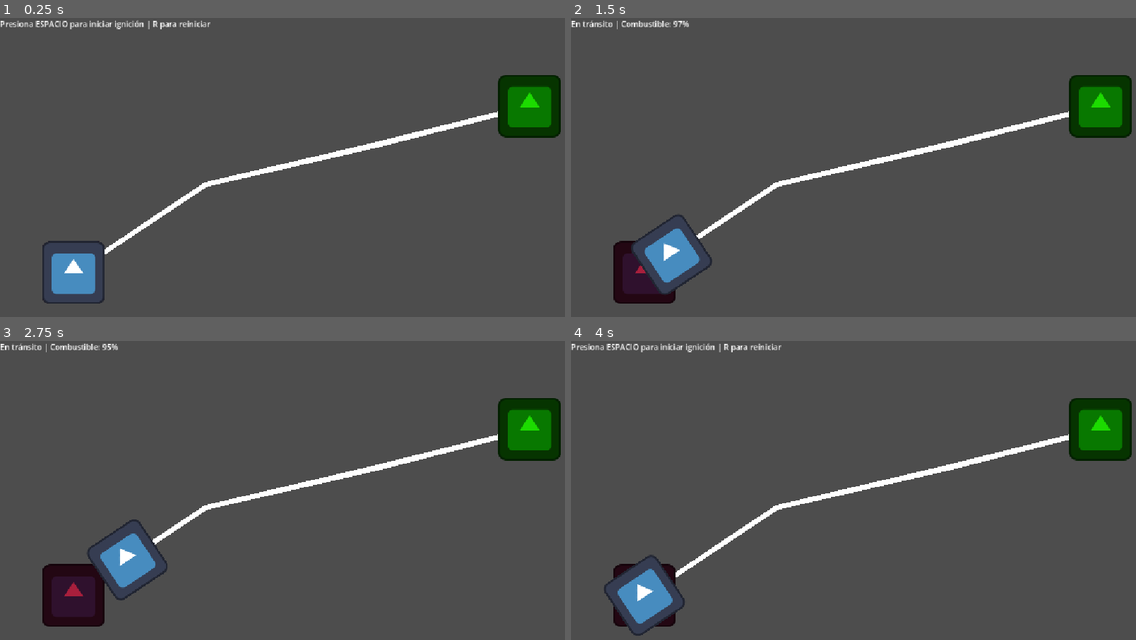
Above: before the commit, frames 1-4 (two rows, left to right).
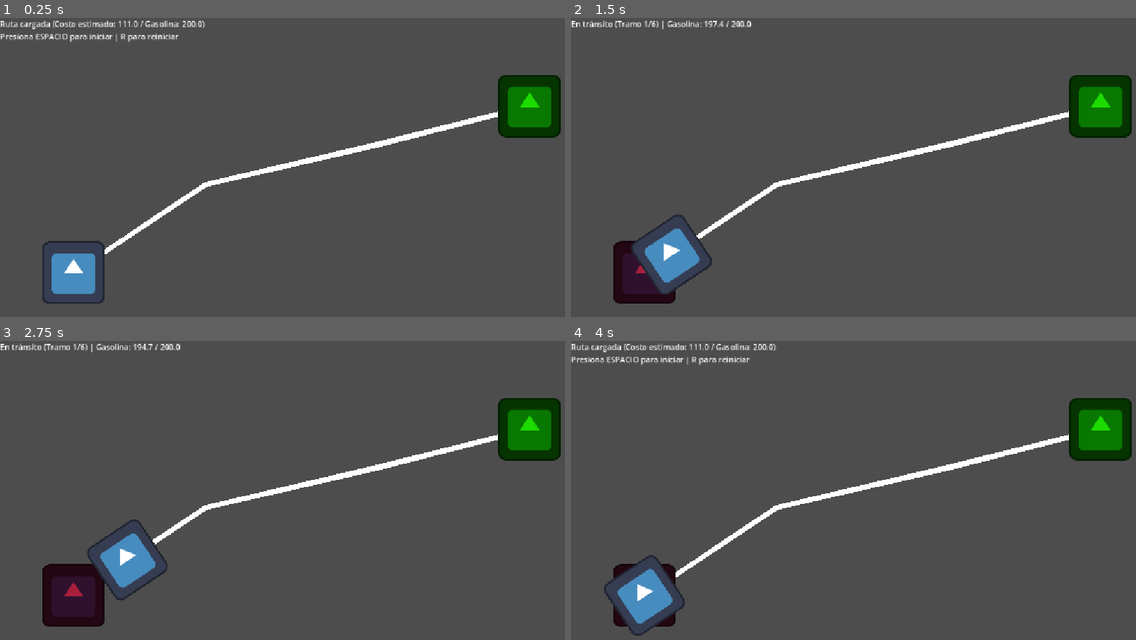
Above: after the commit, the same moments.

Repository: Buwwet/catspace-NASA26
Game: Godot game, scene res://src/modes/Expedition/Expedition.tscn
The game is run twice, just before and just after one commit, with the same random seed, the same clock (stepped at 60 frames per second) and the same inputs. This scene is started directly instead of the project's main scene. The engine's default icon, where the game draws it, is replaced by a stand-in: a white triangle on a blue panel in a dark square.
Inputs (mouse positions are in pixels of both pictures, inside the frame that each line leads up to):
- Up to frame 1 (0.25 s): no input
- Up to frame 2 (1.5 s): tap Space at 0.5, 0.77, 1.07 s; move the mouse to (977, 161) at 0.52 s; tap R at 0.6 s; click (977, 161) at 0.67 s; tap Z at 0.8, 1.35 s; move the mouse to (740, 191) at 1.27 s; click (740, 191) at 1.42 s
- Up to frame 3 (2.75 s): tap Space at 1.52, 1.82 s; tap Enter at 1.55, 2.1 s; move the mouse to (339, 430) at 2.02 s; click (339, 430) at 2.17 s; tap Keypad Enter at 2.3 s
- Up to frame 4 (4 s): tap Space at 2.75, 3.02, 3.05, 3.32, 3.6, 3.77 s; move the mouse to (825, 562) at 2.77 s; tap Keypad Enter at 2.85 s; click (825, 562) at 2.92 s; move the mouse to (1023, 547) at 3.52 s; click (1023, 547) at 3.67 s; tap R at 3.8 s

The runs differ from the first frame. In frame 1, 0.8% of the frame differs, in the area x 0-38%, y 0-9%; in frame 2, 0.3%; in frame 3, 0.3%; in frame 4, 0.8%.

Commit message:
Se implemento el Route Planning aun sin considerar planetas y se conect temporalmente a Expedition para pruebas

Diff:
--- a/src/modes/Expedition/Expedition.gd
+++ b/src/modes/Expedition/Expedition.gd
@@ -4,16 +4,12 @@
 signal mission_completed
 signal mission_failed(reason: String)
 
-## TODO: Conectar con el Craft
+## TODO: Conectar con el Craft (ej. max_fuel y peso vendrán del Craft)
 @export var ship_speed: float = 220.0
-@export var max_fuel: float = 150.0
-@export var fuel_burn_rate: float = 12.0
+@export var max_fuel: float = 200.0
 @export var arrival_threshold: float = 12.0
 
-## Índice manual para el planeta destino (-1 = calcular automáticamente la mitad del vector)
-@export var target_waypoint_index: int = -1
-
-## Ruta por defecto para el MVP (ida y vuelta)
+## Ruta por defecto si se ejecuta Expedition.tscn aislada con F6
 @export var default_waypoints: Array[Vector2] = [
 	Vector2(150, 520),
 	Vector2(420, 340),
@@ -30,23 +26,41 @@
 @onready var ship_mount: Node2D = $ShipMount
 @onready var hud_label: Label = $CanvasLayer/HudLabel
 
-var waypoints: Array[Vector2] = []
-var current_waypoint_index: int = 0
+var active_plan: MissionPlan
+var current_waypoint_index: int = 1
 var current_fuel: float = 0.0
+var segment_start_pos: Vector2 = Vector2.ZERO
+var segment_total_dist: float = 1.0
+var segment_fuel_cost: float = 0.0
+var last_segment_progress: float = 0.0
 var is_running: bool = false
 var is_finished: bool = false
 
 
 func _ready() -> void:
-	print("Expedition iniciada. Puntos cargados: ", default_waypoints.size())
-	setup_expedition(default_waypoints)
+	# Si ya se llamó load_mission_plan() antes de entrar al árbol, no sobrescribir
+	if active_plan != null:
+		return
+
+	# Revisa si GameManager tiene un plan guardado
+	var gm: Node = get_node_or_null("/root/GameManager")
+	if gm and "current_mission_plan" in gm and gm.current_mission_plan != null:
+		load_mission_plan(gm.current_mission_plan)
+		return
+
+	# Fallback MVP: crea un MissionPlan con la ruta por defecto
+	var fallback_plan := MissionPlan.new()
+	fallback_plan.waypoints = default_waypoints.duplicate()
+	fallback_plan.target_waypoint_index = fallback_plan.waypoints.size() / 2
+	fallback_plan.recalculate()
+	load_mission_plan(fallback_plan)
 
 
-## Método público para inyectar cualquier ruta externa (ej. desde MissionPlan)
-func setup_expedition(route_points: Array[Vector2]) -> void:
-	waypoints = route_points.duplicate()
-	if waypoints.size() < 2:
-		push_warning("Expedition: Se necesitan al menos 2 puntos en la ruta (revisa Default Waypoints en el Inspector).")
+## Método principal para recibir el objeto de ruta desde RoutePlanning o GameManager
+func load_mission_plan(plan: MissionPlan) -> void:
+	active_plan = plan
+	if active_plan == null or active_plan.waypoints.size() < 2:
+		push_warning("Expedition: MissionPlan inválido o con menos de 2 puntos.")
 		return
 
 	current_waypoint_index = 1
@@ -55,53 +69,73 @@
 	is_finished = false
 
 	route_line.clear_points()
-	for point in waypoints:
+	for point in active_plan.waypoints:
 		route_line.add_point(point)
 
-	# Calcula el índice del destino (por defecto, la mitad exacta del vector)
-	var pivot_index: int = target_waypoint_index
-	if pivot_index < 0 or pivot_index >= waypoints.size():
-		pivot_index = waypoints.size() / 2
+	# Posiciona los íconos de Inicio y Fin según lo definido en MissionPlan
+	var target_idx: int = clampi(active_plan.target_waypoint_index, 0, active_plan.waypoints.size() - 1)
+	start_planet.position = active_plan.waypoints[0]
+	target_planet.position = active_plan.waypoints[target_idx]
+	ship_mount.position = active_plan.waypoints[0]
 
-	start_planet.position = waypoints[0]
-	target_planet.position = waypoints[pivot_index]
-	ship_mount.position = waypoints[0]
-	_update_hud("Presiona ESPACIO para iniciar ignición | R para reiniciar")
+	_prepare_segment(1)
+	_update_hud(
+		"Ruta cargada (Costo estimado: %.1f / Gasolina: %.1f)\nPresiona ESPACIO para iniciar | R para reiniciar"
+		% [active_plan.total_fuel_cost, max_fuel]
+	)
+
+
+func _prepare_segment(index: int) -> void:
+	segment_start_pos = active_plan.waypoints[index - 1]
+	segment_total_dist = maxf(0.001, segment_start_pos.distance_to(active_plan.waypoints[index]))
+	segment_fuel_cost = active_plan.segment_costs[index] if index < active_plan.segment_costs.size() else 0.0
+	last_segment_progress = 0.0
 
 
 func _input(event: InputEvent) -> void:
 	if event is InputEventKey and event.pressed and not event.echo:
-		if event.physical_keycode == KEY_R:
-			print("Tecla R detectada: reiniciando ruta")
-			setup_expedition(waypoints)
-		elif event.physical_keycode == KEY_SPACE:
-			print("Tecla ESPACIO detectada | is_finished=", is_finished, " | puntos=", waypoints.size())
-			if not is_finished and not waypoints.is_empty():
-				is_running = not is_running
+		if event.physical_keycode == KEY_R and active_plan != null:
+			load_mission_plan(active_plan)
+		elif event.physical_keycode == KEY_SPACE and not is_finished and active_plan != null:
+			is_running = not is_running
 
 
 func _process(delta: float) -> void:
-	if is_finished or waypoints.is_empty() or not is_running:
+	if is_finished or active_plan == null or not is_running:
 		return
 
-	if current_fuel <= 0.0:
-		_finish_mission(false, "Falla: Sin combustible antes de llegar a órbita.")
-		return
-
-	current_fuel = max(0.0, current_fuel - fuel_burn_rate * delta)
-	var target_point: Vector2 = waypoints[current_waypoint_index]
+	var target_point: Vector2 = active_plan.waypoints[current_waypoint_index]
 	ship_mount.position = ship_mount.position.move_toward(target_point, ship_speed * delta)
 
 	var direction: Vector2 = target_point - ship_mount.position
 	if direction.length() > 1.0:
 		ship_mount.rotation = direction.angle()
 
-	_update_hud("En tránsito | Combustible: %d%%" % int((current_fuel / max_fuel) * 100.0))
+	# Descuenta gasolina proporcional al avance del tramo (incluye penalización por giro del tramo)
+	var traveled: float = segment_start_pos.distance_to(ship_mount.position)
+	var progress: float = clampf(traveled / segment_total_dist, 0.0, 1.0)
+	var delta_progress: float = maxf(0.0, progress - last_segment_progress)
+	last_segment_progress = progress
+
+	current_fuel = maxf(0.0, current_fuel - segment_fuel_cost * delta_progress)
+
+	if current_fuel <= 0.0 and ship_mount.position.distance_to(target_point) > arrival_threshold:
+		_finish_mission(false, "Falla: Sin combustible antes de completar la ruta.")
+		return
+
+	_update_hud("En tránsito (Tramo %d/%d) | Gasolina: %.1f / %.1f" % [
+		current_waypoint_index,
+		active_plan.waypoints.size() - 1,
+		current_fuel,
+		max_fuel
+	])
 
 	if ship_mount.position.distance_to(target_point) <= arrival_threshold:
 		current_waypoint_index += 1
-		if current_waypoint_index >= waypoints.size():
-			_finish_mission(true, "¡Misión completada! Regreso exitoso a base.")
+		if current_waypoint_index >= active_plan.waypoints.size():
+			_finish_mission(true, "¡Misión completada! Gasolina restante: %.1f" % current_fuel)
+		else:
+			_prepare_segment(current_waypoint_index)
 
 
 func _finish_mission(success: bool, message: String) -> void:
--- /dev/null
+++ b/src/modes/Mission_Planning/MissionPlan.gd
@@ -0,0 +1,90 @@
+class_name MissionPlan
+extends Resource
+
+@export var waypoints: Array[Vector2] = []
+@export var target_waypoint_index: int = 0
+@export var segment_costs: Array[float] = []      # Costo total (recto + giro) para llegar al nodo i
+@export var straight_costs: Array[float] = []     # Costo solo por distancia recta al nodo i
+@export var turn_penalties: Array[float] = []     # Costo extra por girar hacia el nodo i
+@export var total_fuel_cost: float = 0.0
+
+## Recalcula todos los costos de la ruta.
+## weight_multiplier queda en 1.0 para el MVP y luego recibirá (craft.weight / base_weight).
+func recalculate(
+	base_fuel_per_px: float = 0.04,
+	max_turn_penalty: float = 25.0,
+	straight_angle_tolerance_deg: float = 5.0,
+	weight_multiplier: float = 1.0
+) -> void:
+	segment_costs.clear()
+	straight_costs.clear()
+	turn_penalties.clear()
+	total_fuel_cost = 0.0
+
+	if waypoints.is_empty():
+		target_waypoint_index = 0
+		return
+
+	# El nodo 0 es el origen (costo 0)
+	segment_costs.append(0.0)
+	straight_costs.append(0.0)
+	turn_penalties.append(0.0)
+
+	var tolerance_rad: float = deg_to_rad(straight_angle_tolerance_deg)
+
+	for i in range(1, waypoints.size()):
+		var dist: float = waypoints[i - 1].distance_to(waypoints[i])
+		var straight_cost: float = dist * base_fuel_per_px * weight_multiplier
+		var turn_cost: float = 0.0
+
+		# Si hay un tramo anterior, calculamos el ángulo de giro en waypoints[i - 1]
+		if i >= 2:
+			var prev_dir: Vector2 = (waypoints[i - 1] - waypoints[i - 2]).normalized()
+			var next_dir: Vector2 = (waypoints[i] - waypoints[i - 1]).normalized()
+			if prev_dir.length() > 0.0 and next_dir.length() > 0.0:
+				var turn_angle: float = abs(prev_dir.angle_to(next_dir))
+				if turn_angle > tolerance_rad:
+					# Escala lineal: 0° = 0 extra, 180° = max_turn_penalty
+					turn_cost = (turn_angle / PI) * max_turn_penalty * weight_multiplier
+
+		var seg_total: float = straight_cost + turn_cost
+		straight_costs.append(straight_cost)
+		turn_penalties.append(turn_cost)
+		segment_costs.append(seg_total)
+		total_fuel_cost += seg_total
+
+	target_waypoint_index = clampi(target_waypoint_index, 0, waypoints.size() - 1)
+
+
+## Calcula cuánto costaría agregar un punto candidato (para vista previa en tiempo real)
+func preview_next_point(
+	candidate: Vector2,
+	base_fuel_per_px: float = 0.04,
+	max_turn_penalty: float = 25.0,
+	straight_angle_tolerance_deg: float = 5.0,
+	weight_multiplier: float = 1.0
+) -> Dictionary:
+	if waypoints.is_empty():
+		return { "straight": 0.0, "turn": 0.0, "total": 0.0, "angle_deg": 0.0 }
+
+	var last: Vector2 = waypoints[-1]
+	var dist: float = last.distance_to(candidate)
+	var straight_cost: float = dist * base_fuel_per_px * weight_multiplier
+	var turn_cost: float = 0.0
+	var angle_deg: float = 0.0
+
+	if waypoints.size() >= 2:
+		var prev_dir: Vector2 = (last - waypoints[-2]).normalized()
+		var next_dir: Vector2 = (candidate - last).normalized()
+		if prev_dir.length() > 0.0 and next_dir.length() > 0.0:
+			var turn_angle: float = abs(prev_dir.angle_to(next_dir))
+			angle_deg = rad_to_deg(turn_angle)
+			if turn_angle > deg_to_rad(straight_angle_tolerance_deg):
+				turn_cost = (turn_angle / PI) * max_turn_penalty * weight_multiplier
+
+	return {
+		"straight": straight_cost,
+		"turn": turn_cost,
+		"total": straight_cost + turn_cost,
+		"angle_deg": angle_deg
+	}
--- /dev/null
+++ b/src/modes/Mission_Planning/RoutePlanning.gd
@@ -0,0 +1,176 @@
+class_name RoutePlanning
+extends Node2D
+
+signal plan_confirmed(plan: MissionPlan)
+
+@export var expedition_scene_path: String = "res://src/modes/Expedition/Expedition.tscn"
+@export var base_fuel_per_px: float = 0.04
+@export var max_turn_penalty: float = 25.0
+@export var straight_angle_tolerance_deg: float = 5.0
+
+## Multiplicador listo para conectar después con Craft (peso de la nave)
+@export var craft_weight_multiplier: float = 1.0
+
+@onready var confirmed_line: Line2D = $ConfirmedLine
+@onready var preview_line: Line2D = $PreviewLine
+@onready var start_icon: Sprite2D = $StartIcon
+@onready var target_icon: Sprite2D = $TargetIcon
+@onready var markers_container: Node2D = $MarkersContainer
+@onready var hud_label: Label = $CanvasLayer/HudLabel
+
+var outbound_waypoints: Array[Vector2] = []
+var plan: MissionPlan = MissionPlan.new()
+
+
+func _ready() -> void:
+	start_icon.visible = false
+	target_icon.visible = false
+	_rebuild_round_trip_plan()
+
+
+func _unhandled_input(event: InputEvent) -> void:
+	if event is InputEventMouseButton and event.pressed:
+		if event.button_index == MOUSE_BUTTON_LEFT:
+			_add_waypoint(get_global_mouse_position())
+		elif event.button_index == MOUSE_BUTTON_RIGHT:
+			_remove_last_waypoint()
+
+	elif event is InputEventKey and event.pressed and not event.echo:
+		match event.physical_keycode:
+			KEY_Z:
+				_remove_last_waypoint()
+			KEY_R:
+				_clear_route()
+			KEY_ENTER, KEY_KP_ENTER:
+				_confirm_and_launch()
+
+
+func _process(_delta: float) -> void:
+	_update_preview_line()
+
+
+func _add_waypoint(pos: Vector2) -> void:
+	outbound_waypoints.append(pos)
+	_rebuild_round_trip_plan()
+
+
+func _remove_last_waypoint() -> void:
+	if outbound_waypoints.is_empty():
+		return
+	outbound_waypoints.pop_back()
+	_rebuild_round_trip_plan()
+
+
+func _clear_route() -> void:
+	outbound_waypoints.clear()
+	_rebuild_round_trip_plan()
+
+
+## Construye la ruta completa (Ida + Retorno espejo al inicio) y recalcula costos
+func _rebuild_round_trip_plan() -> void:
+	plan = _build_plan_from_outbound(outbound_waypoints)
+	_refresh_visuals()
+
+
+func _build_plan_from_outbound(source_points: Array[Vector2]) -> MissionPlan:
+	var new_plan := MissionPlan.new()
+
+	# 1. Tramo de ida (Inicio -> ... -> Objetivo)
+	for pt in source_points:
+		new_plan.waypoints.append(pt)
+
+	# 2. Tramo de regreso automático (Objetivo -> ... -> Inicio)
+	for i in range(source_points.size() - 2, -1, -1):
+		new_plan.waypoints.append(source_points[i])
+
+	# El ícono de FIN/OBJETIVO siempre queda en el último punto elegido antes de regresar
+	new_plan.target_waypoint_index = maxi(0, source_points.size() - 1)
+	new_plan.recalculate(
+		base_fuel_per_px,
+		max_turn_penalty,
+		straight_angle_tolerance_deg,
+		craft_weight_multiplier
+	)
+	return new_plan
+
+
+func _refresh_visuals() -> void:
+	confirmed_line.clear_points()
+	for child in markers_container.get_children():
+		child.queue_free()
+
+	var n: int = outbound_waypoints.size()
+
+	for i in range(n):
+		var pt: Vector2 = outbound_waypoints[i]
+		confirmed_line.add_point(pt)
+
+		var tag_label := Label.new()
+		tag_label.position = pt + Vector2(12, -24)
+
+		if i == 0:
+			tag_label.text = "#0 INICIO / BASE RETORNO"
+		else:
+			var out_cost: float = plan.segment_costs[i]
+			var return_index: int = (2 * n - 1) - i
+			var back_cost: float = plan.segment_costs[return_index]
+
+			if i == n - 1:
+				tag_label.text = "#%d [OBJETIVO - RETORNO]\nIda: %.1f | Giro+Vuelta: %.1f" % [i, out_cost, back_cost]
+			else:
+				tag_label.text = "#%d\nIda: %.1f | Vuelta: %.1f" % [i, out_cost, back_cost]
+
+		markers_container.add_child(tag_label)
+
+	start_icon.visible = n >= 1
+	if start_icon.visible:
+		start_icon.position = outbound_waypoints[0]
+
+	target_icon.visible = n >= 2
+	if target_icon.visible:
+		target_icon.position = outbound_waypoints[n - 1]
+
+	_update_preview_line()
+
+
+func _update_preview_line() -> void:
+	preview_line.clear_points()
+
+	if outbound_waypoints.is_empty():
+		hud_label.text = "Clic Izq: Poner punto de INICIO | Clic Der/Z: Deshacer | R: Limpiar"
+		return
+
+	var mouse_pos: Vector2 = get_global_mouse_position()
+	preview_line.add_point(outbound_waypoints[-1])
+	preview_line.add_point(mouse_pos)
+
+	# Simula cuánto costaría la ruta completa de ida y vuelta si agregas este punto
+	var candidate_outbound: Array[Vector2] = outbound_waypoints.duplicate()
+	candidate_outbound.append(mouse_pos)
+	var candidate_plan: MissionPlan = _build_plan_from_outbound(candidate_outbound)
+	var added_round_trip_cost: float = candidate_plan.total_fuel_cost - plan.total_fuel_cost
+
+	hud_label.text = (
+		"Gasolina total (Ida y Vuelta): %.1f | Costo extra ida+vuelta si agregas nodo: +%.1f\n" % [plan.total_fuel_cost, added_round_trip_cost]
+		+ "Clic Izq: Agregar nodo | Clic Der/Z: Quitar último | R: Limpiar | ENTER: Iniciar Expedition"
+	)
+
+
+func _confirm_and_launch() -> void:
+	if outbound_waypoints.size() < 2:
+		hud_label.text = "Necesitas al menos 2 puntos (Inicio y Objetivo) antes de iniciar Expedition."
+		return
+
+	plan_confirmed.emit(plan)
+
+	var gm: Node = get_node_or_null("/root/GameManager")
+	if gm and "current_mission_plan" in gm:
+		gm.current_mission_plan = plan
+
+	var expedition_packed: PackedScene = load(expedition_scene_path)
+	if expedition_packed:
+		var expedition_instance: Expedition = expedition_packed.instantiate() as Expedition
+		get_tree().root.add_child(expedition_instance)
+		expedition_instance.load_mission_plan(plan)
+		get_tree().current_scene.queue_free()
+		get_tree().current_scene = expedition_instance
--- /dev/null
+++ b/src/modes/Mission_Planning/RoutePlanning.tscn
@@ -0,0 +1,26 @@
+[gd_scene format=3 uid="uid://c828hate2jqsh"]
+
+[ext_resource type="Texture2D" uid="uid://dkjvucxfne3t2" path="res://icon.svg" id="1_c2wg7"]
+[ext_resource type="Script" uid="uid://bb1dabnkdf0cr" path="res://src/modes/Mission_Planning/RoutePlanning.gd" id="1_iljuk"]
+
+[node name="RoutePlanning" type="Node2D" unique_id=909728042]
+script = ExtResource("1_iljuk")
+
+[node name="ConfirmedLine" type="Line2D" parent="." unique_id=49203448]
+
+[node name="PreviewLine" type="Line2D" parent="." unique_id=1583673445]
+
+[node name="StartIcon" type="Sprite2D" parent="." unique_id=751441542]
+modulate = Color(0.19662657, 0.9999997, 0.11276773, 1)
+texture = ExtResource("1_c2wg7")
+
+[node name="TargetIcon" type="Sprite2D" parent="." unique_id=737772496]
+modulate = Color(0.9098039, 0.05490196, 0.101960786, 1)
+
+[node name="MarkersContainer" type="Node2D" parent="." unique_id=1748101415]
+
+[node name="CanvasLayer" type="CanvasLayer" parent="." unique_id=1619189010]
+
+[node name="HudLabel" type="Label" parent="CanvasLayer" unique_id=585675729]
+offset_right = 40.0
+offset_bottom = 23.0
Not shown, changed: src/GameManager.gd.uid
Not shown, added: src/modes/Mission_Planning/MissionPlan.gd.uid
Not shown, added: src/modes/Mission_Planning/RoutePlanning.gd.uid
Not shown, removed: .editorconfig
Not shown, removed: .gitattributes
Not shown, removed: .gitignore
